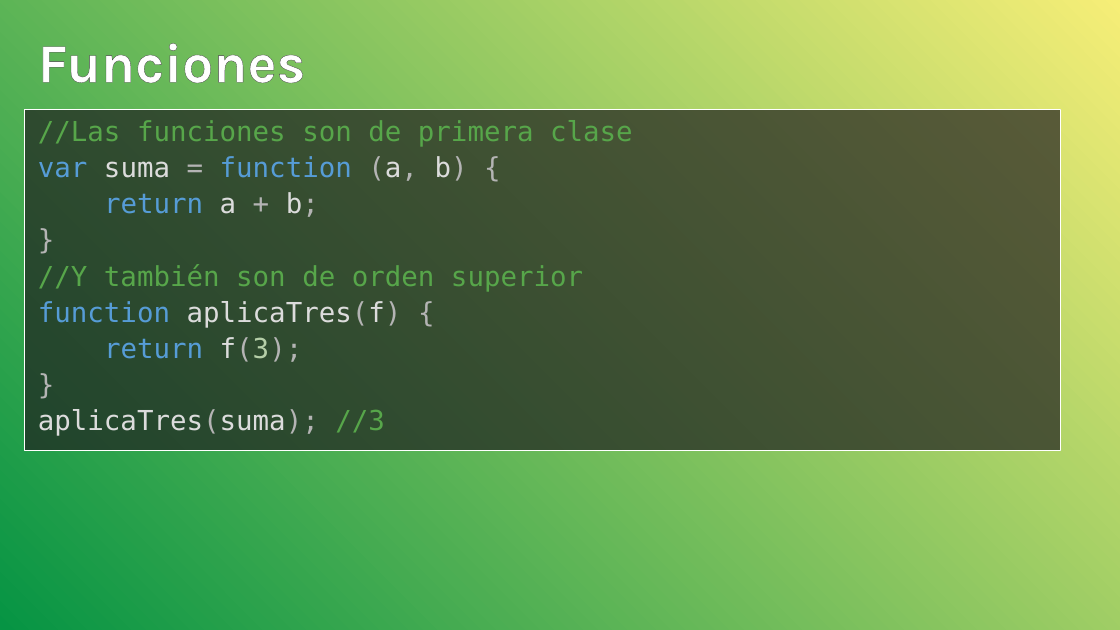
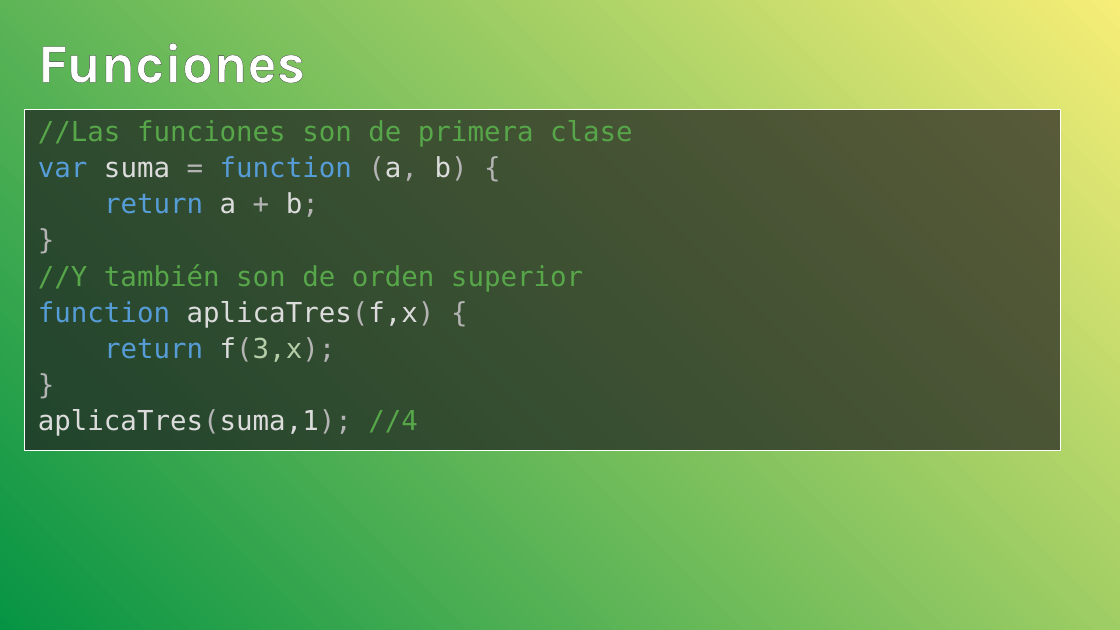
Before and after one commit to UamNet/TechTalks, a slide deck: slide 4 of Functional JS+ES6 - Arcadio Garcia/Functional JS+ ES6.pptx. Drawn at 1120x630 pixels with LibreOffice and Linux fonts; fonts in the diff are those of the drawing; background and template pictures are left out. Boxes give left, top, right and bottom in pixels: in the first picture for what was removed or moved away, otherwise in the second. Text is boxed around its words. In the diff, an @@ line names an element or a change of style, - is before the commit and + after.

```diff
--- a/Functional JS+ES6 - Arcadio Garcia/Functional JS+ ES6.pptx
+++ b/Functional JS+ES6 - Arcadio Garcia/Functional JS+ ES6.pptx
@@ text at box(38, 301, 435, 362): text changed @@
-function aplicaTres(f) {
-return f(3);
+function aplicaTres(f,x) {
+return f(3,x);
@@ text at box(38, 409, 418, 436): text changed @@
-aplicaTres(suma); //3
+aplicaTres(suma,1); //4
```
Also in this commit, not shown: 2 other slides changed, 8 slides added.
